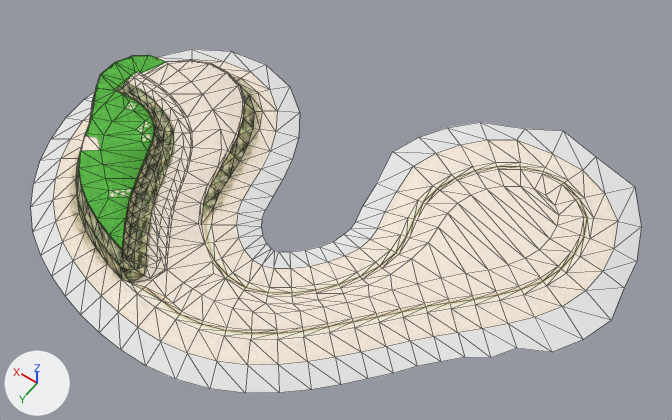
The OBJ model SonicGame3Dv3/res/Models/EmeraldCoast/Chunk3.obj, before and after one commit.
Rendered twice from a 50 mm lens placed at (-252.0, 99.0, 1675.0), pointed at (506.0, -962.0, 6.0). Arrows for +X, +Y and +Z are at lower left; the lights stay in place. Mesh edges are drawn as thin lines. Where no turn or scale is listed for an object, it has been applied to the vertices.

In view in the first picture: 'Chunk3'.
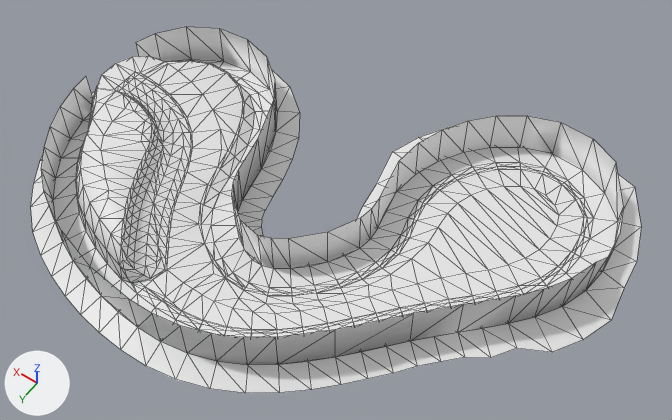
Boxes [x1, y1, x2, y2] around the edits, measured in the pictures (672 x 420 px):
'Chunk3', reshaped (6% taller)
    before: [31, 49, 641, 393]
    after: [31, 27, 641, 393]
part 1 of me_chunk3, built on
    before: [76, 55, 242, 297]
    after: [41, 27, 624, 365]
part 2 of me_chunk3, recoloured
    before: [123, 94, 155, 239]
    after: [122, 94, 155, 240]
part 3 of me_chunk3, recoloured
    both: [107, 61, 618, 365]
part 4 of me_chunk3, recoloured
    both: [126, 62, 168, 80]
part 5 of me_chunk3, recoloured
    before: [114, 80, 155, 229]
    after: [114, 80, 155, 230]
part 6 of me_chunk3, recoloured
    both: [131, 83, 183, 283]
part 7 of me_chunk3, recoloured
    both: [134, 78, 236, 257]
part 8 of me_chunk3, recoloured
    before: [123, 163, 593, 340]
    after: [146, 169, 582, 309]
part 9 of me_chunk3, recoloured (green to white)
    both: [101, 92, 152, 207]
part 10 of me_chunk3, recoloured
    both: [53, 59, 275, 292]
part 11 of me_chunk3, recoloured
    both: [189, 60, 245, 186]
part 12 of me_chunk3, recoloured
    both: [167, 60, 245, 152]
part 13 of me_chunk3, recoloured (yellow to grey)
    both: [76, 63, 255, 283]
part 14 of me_chunk3, recoloured (green to white)
    both: [108, 102, 152, 198]

The change, as a diff of the scene's bpy script:
```diff
--- a/SonicGame3Dv3/res/Models/EmeraldCoast/Chunk3.obj.py
+++ b/SonicGame3Dv3/res/Models/EmeraldCoast/Chunk3.obj.py
@@ me_chunk3 @@
-me_chunk3.from_pydata(...)  # 643 vertices, 1193 faces; spans x -126.0..1249.0, y -1511.0..-424.0, z -24.0..90.0
-me_chunk3.materials.append(mat_material_bc8818_001)  # picture img_m128_cos005_png
-me_chunk3.materials.append(mat_material_bbe9e0_002)  # picture img_m64_cos011_png
-me_chunk3.materials.append(mat_material_b9567c_001)  # white #e7e7e7
-me_chunk3.materials.append(mat_material_ba6c24_002)  # picture img_m64_cos022_png
+me_chunk3.from_pydata(...)  # 794 vertices, 1365 faces, 42 loose edges; spans x -126.0..1249.0, y -1511.0..-424.0, z -31.0..101.0
+# me_chunk3 part 1
+# 29 vertices are removed from x 772.0..1184.0, y -1046.0..-565.0, z 74.0..87.0
+# 117 faces are deleted
+# 3 vertices in x 867.0..914.0, y -800.0..-699.0, z 89.0 move by (4.0, 2.0, 0.0)
+# 3 vertices in x 927.0..959.0, y -868.0..-825.0, z 89.0 move by (3.0, 3.0, 0.0)
+# 11 vertices move from x 770.0..1035.0, y -899.0..-564.0, z 82.0..90.0 to x 779.0..1035.0, y -897.0..-570.0, z 87.0..89.0
+# 123 vertices are added at x -99.0..1249.0, y -1387.0..-424.0, z -31.0..87.0
+# 45 new vertices lie (0.0, 0.0, 110.0) away from vertices in x -51.0..1185.0, y -1414.0..-479.0, z -9.0
+# 5 new vertices lie (16.0, -15.0, 2.0) away from vertices in x 122.0..333.0, y -932.0..-698.0, z -2.0
+# 7 new vertices lie (0.0, 0.0, 110.0) away from vertices in x 263.0..1191.0, y -1387.0..-886.0, z -9.0
+# 42 loose edges are added
+# 289 new faces join them
+# me_chunk3 part 2: 15 faces spanning x 787.0..1089.0, y -906.0..-586.0, z 83.0..89.0 switch from mat_material_b6198c_001 (picture img_m64_cos015_png) to no material
+# me_chunk3 part 3: 346 faces spanning x -58.0..1115.0, y -1414.0..-479.0, z -9.0..76.0 switch from mat_material_b030f8_001 (picture img_m128_cos020_png) to no material
+# me_chunk3 part 4: 4 faces spanning x 1085.0..1126.0, y -1054.0..-943.0, z 71.0..79.0 switch from mat_material_ba6c10_001 (picture img_m64_cos013_png) to no material
+# me_chunk3 part 5: 25 faces spanning x 804.0..1124.0, y -950.0..-605.0, z 78.0..89.0 switch from mat_material_bc3b30_002 (picture img_m64_cos012_png) to no material
+# me_chunk3 part 6: 30 faces spanning x 712.0..1091.0, y -966.0..-548.0, z 0.0..74.0 switch from mat_material_ba7eb8_002 (picture img_m128_cos002_png) to no material
+# me_chunk3 part 7: 19 faces spanning x 671.0..1114.0, y -966.0..-610.0, z -9.0..76.0 switch from mat_material_ba55ac_001 (picture img_m128_cos003_png) to no material
+# me_chunk3 part 8: 177 faces spanning x -3.0..776.0, y -1358.0..-534.0, z -2.0..6.0 switch from mat_material_b06da4_001 (picture img_m128_cos012_png) to no material
+# me_chunk3 part 9: 28 faces spanning x 842.0..1110.0, y -900.0..-648.0, z 85.0..89.0 switch from mat_material_bc3b08_001 (picture img_m128_cos008_png) to no material
+# me_chunk3 part 10: 58 faces spanning x 705.0..1194.0, y -1213.0..-491.0, z -9.0..-2.0 switch from mat_material_b030d0_001 (picture img_m128_cos035_png) to no material
+# me_chunk3 part 11: 12 faces spanning x 778.0..1059.0, y -1135.0..-844.0, z 15.0..65.0 switch from mat_material_ba6bd4_002 (picture img_m64_cos018_png) to no material
+# me_chunk3 part 12: 8 faces spanning x 803.0..1097.0, y -1121.0..-946.0, z 22.0..72.0 switch from mat_material_ba6bfc_002 (picture img_m64_cos017_png) to no material
+# me_chunk3 part 13: 206 faces spanning x 728.0..1206.0, y -1157.0..-545.0, z -13.0..87.0 switch from mat_material_baf334_002 (picture img_m256_cos003_png) to no material
+# me_chunk3 part 14: 8 faces spanning x 857.0..1058.0, y -897.0..-648.0, z 87.0..89.0 switch from mat_material_b51718_001 (picture img_m128_cos014_png) to no material
```
